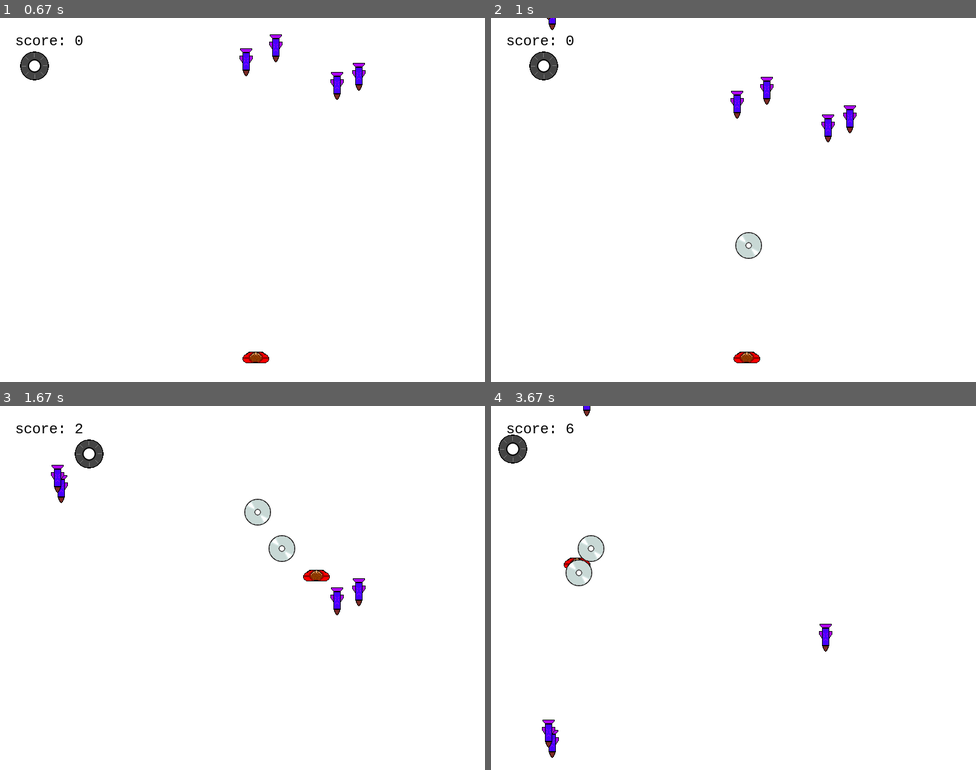
Above: before the commit, frames 1-4 (two rows, left to right).
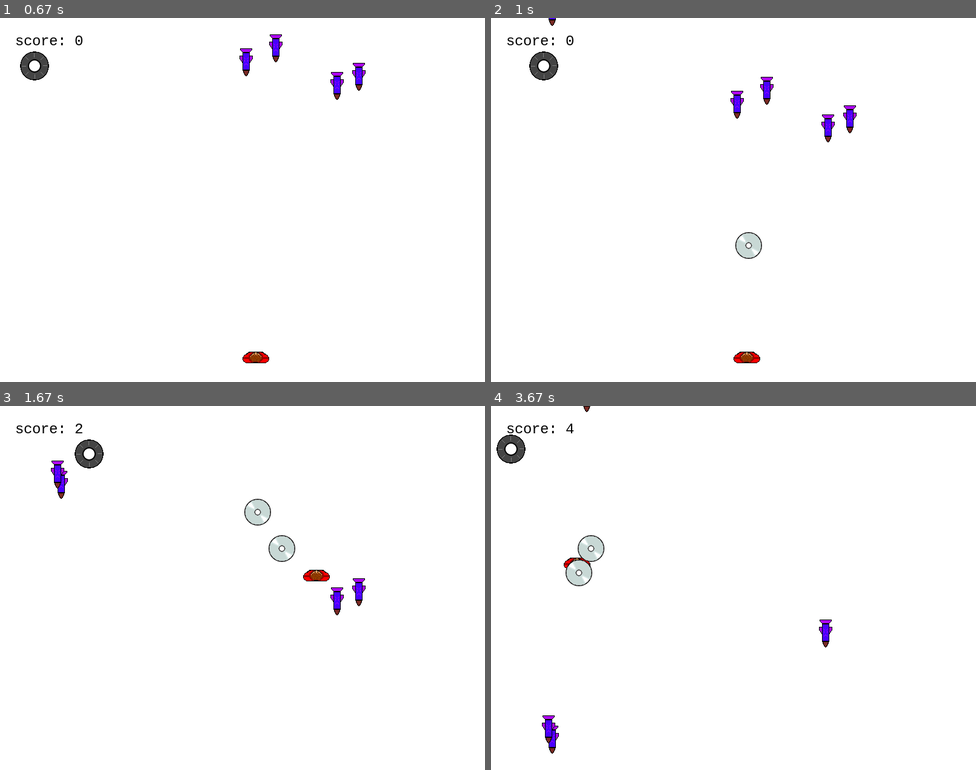
Above: after the commit, the same moments.

Repository: GilbertWilliams/Antimal2ElectricBoogaloo
Game: pygame game, started from main.py
Same seed, same stepped clock (60 frames per second), same inputs: the game is played once before the commit and once after it. The source is Python 2; it was converted automatically to run under Python 3.
Inputs:
- Up to frame 1 (0.67 s): tap Enter at 0.33 s
- Up to frame 2 (1 s): tap Space at 0.67 s
- Up to frame 3 (1.67 s): hold Up 1-1.47 s; tap Space at 1.07, 1.37, 1.57 s; hold Right from 1.5 s (still down)
- Up to frame 4 (3.67 s): tap Space at 1.87, 2.07, 2.37, 2.63, 2.97, 3.27, 3.4 s; release Right at 1.97 s; hold Left 2-2.53 s; hold Down 2.57-2.87 s; hold Left 2.9-3.3 s; hold Up from 3.33 s (still down)

Frame 1 is identical in both runs. In frame 2, less than 0.1% of the frame differs, in the area x 11-14%, y 0-4%; in frame 3, 0.2%; in frame 4, 0.5%, in the area x 1-71%, y 0-97%.

Commit message:
added boss behavoir

Diff:
--- a/main.py
+++ b/main.py
@@ -10,12 +10,13 @@
 screen = pygame.display.set_mode((800, 600)) # Set window dimensions
 pygame.mouse.set_visible(0) # Cursor
 
+
 #NOTE: All sprite images (with the exception of bullets) are 50x50
 
 class Player(pygame.sprite.Sprite): # Player Class
     def __init__(self, x, y):
         pygame.sprite.Sprite.__init__(self)
-        self.image = pygame.image.load('resources/protag.png') # Load player sprite image
+        self.image = pygame.image.load('resources\protag.png') # Load player sprite image
         self.rect = self.image.get_rect() # Make a rectangle using the image dimensions
         self.rect.x = x # Set top left x coordinate to passed value
         self.rect.y = y # Set top left y coordinate to passed value
@@ -53,7 +54,7 @@
 class Bullet(pygame.sprite.Sprite): # Projectile Class
     def __init__(self):
         pygame.sprite.Sprite.__init__(self) # Initiate parent class
-        self.image = pygame.image.load('resources/disc.png') # Set sprite image
+        self.image = pygame.image.load('resources\disc.png') # Set sprite image
         self.rect = self.image.get_rect() # Get rectangle from sprite image
         self.rect.x = -100
         self.rect.y = -100
@@ -65,14 +66,15 @@
         if pygame.sprite.groupcollide(bulletSprites, enemySprites, True, True) or pygame.sprite.groupcollide(bulletSprites, flyerSprites, True, True):
             player.headcount += 1 # Add to player score if enemy is hit
 
-            # Set boundaries
-            if self.rect.y <= -100:
-                self.kill()
+        # Set boundaries
+        if self.rect.y <= -100:
+             self.kill()
+
 
 class enemyBullet(Bullet):
     def __init__(self):
         Bullet.__init__(self)
-        self.image = pygame.image.load('resources/kha.png')
+        self.image = pygame.image.load('resources\kha.png')
         self.vel = 20
 
 
@@ -106,7 +108,7 @@
 class secretEnemy(Enemy):
     def __init__(self, x, y):
         Enemy.__init__(self, x, y)
-        self.image = pygame.image.load('resources\ufo.png')
+        self.image = pygame.image.load('resources/ufo.png')
         self.rect = self.image.get_rect()
         self.rect.x = x
         self.rect.y = y
@@ -120,9 +122,23 @@
         self.rect = self.image.get_rect()
         self.rect.x = x
         self.rect.y = y
-
-
-
+        self.health = 10
+        self.dx = 6
+        self.bosscounter = 0
+
+    def update(self):
+        self.rect.x += self.dx
+
+        if self.rect.x <= 0:
+            self.rect.x = 0
+            self.dx = 6
+        if self.rect.x >= 650:
+            self.rect.x = 650
+            self.dx = -6
+        if pygame.sprite.spritecollide(boss, bulletSprites, True):
+            self.health -= 1
+        if self.health == 0:
+            self.kill()
 '''
 Current goals:
     Add enemy projectiles
@@ -137,6 +153,7 @@
     global enemySprites
     global flyerSprites
     global score
+    global bossSprite
 
 
     # Create an instance of the player at a certain position
@@ -159,7 +176,7 @@
 
     # Create boss object
     global boss
-    boss = Boss(350, 100)
+    boss = Boss(325, 50)
 
     # Define sprite groups
     allSprites = pygame.sprite.RenderPlain()
@@ -176,7 +193,6 @@
     allSprites.add(enemy)
     flyerSprites.add(flyer)
     allSprites.add(flyer)
-    bossSprite.add(boss)
 
 
 
@@ -185,12 +201,13 @@
 
     # Set fonts
     scoreFont = pygame.font.SysFont("courier", 24)
-    gameoverFont = pygame.font.SysFont("comicsansms", 48)
+    gameoverFont = pygame.font.SysFont("courier", 48)
 
 
     #Set Clock
     clock = pygame.time.Clock()
     keepGoing = True
+    hasSpawned = False
     counter = 0
 
 
@@ -241,8 +258,31 @@
         # Create screen surface object and draw objects on it
         screen.fill((255,255,255))
 
+        # Update and draw all sprites
+        allSprites.update()
+        allSprites.draw(screen)
+
+        # It's game over, man, game over!
+        if not playerSprite.has(player): # Check if player has died
+            enemySprites.empty()
+            allSprites.empty() # Clear all sprites
+            gameover = gameoverFont.render("Game Over", 1, (0, 0, 0)) # Print game over
+            screen.blit(gameover, (300,300))
+
+        # Keep score
+        score = player.headcount
+        scoreString = str(score)
+        scoreboard = scoreFont.render("score: " + scoreString, 1, (0, 0, 0))
+        screen.blit(scoreboard, (25,25))
+
+        # Enemy counter for boss fight
+        if score >= 11 and not hasSpawned:
+            bossSprite.add(boss)
+            allSprites.add(boss)
+            hasSpawned = True
+
         # Infinitely Spawn Enemies until player has died or boss has spawned
-        if playerSprite.has(player) and not allSprites.has(boss):
+        if playerSprite.has(player) and not hasSpawned:
             if enemySprites.__len__() <= 10:
                 newEnemy = Enemy(randrange(0, 750, 1), randrange(-150, -50, 1))
                 enemySprites.add(newEnemy)
@@ -251,27 +291,6 @@
                 newFlyer = secretEnemy(randrange(-150, -50, 1), randrange(0, 100, 1))
                 flyerSprites.add(newFlyer)
                 allSprites.add(newFlyer)
-
-        # Update and draw all sprites
-        allSprites.update()
-        allSprites.draw(screen)
-
-        # It's game over, man, game over!
-        if not playerSprite.has(player): # Check if player has died
-            enemySprites.empty()
-            allSprites.empty() # Clear all sprites
-            gameover = gameoverFont.render("Game Over", 1, (0, 0, 0)) # Print game over
-            screen.blit(gameover, (300,300))
-
-        # Keep score
-        score = player.headcount
-        scoreString = str(score)
-        scoreboard = scoreFont.render("score: " + scoreString, 1, (0, 0, 0))
-        screen.blit(scoreboard, (25,25))
-
-        # Enemy counter for boss fight
-        if score >= 11:
-            allSprites.add(boss)
 
         # Update the display
         pygame.display.update()
